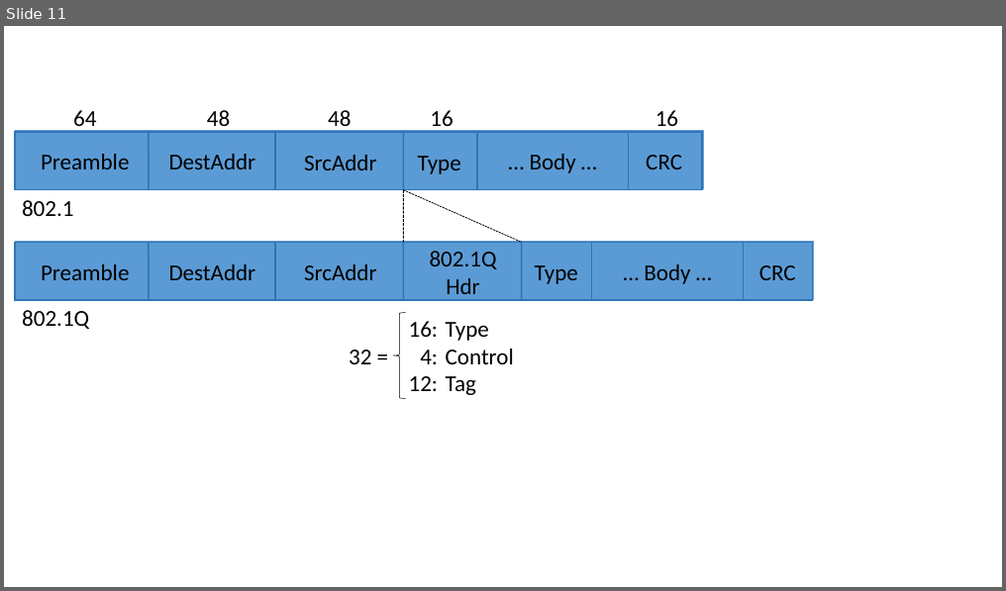
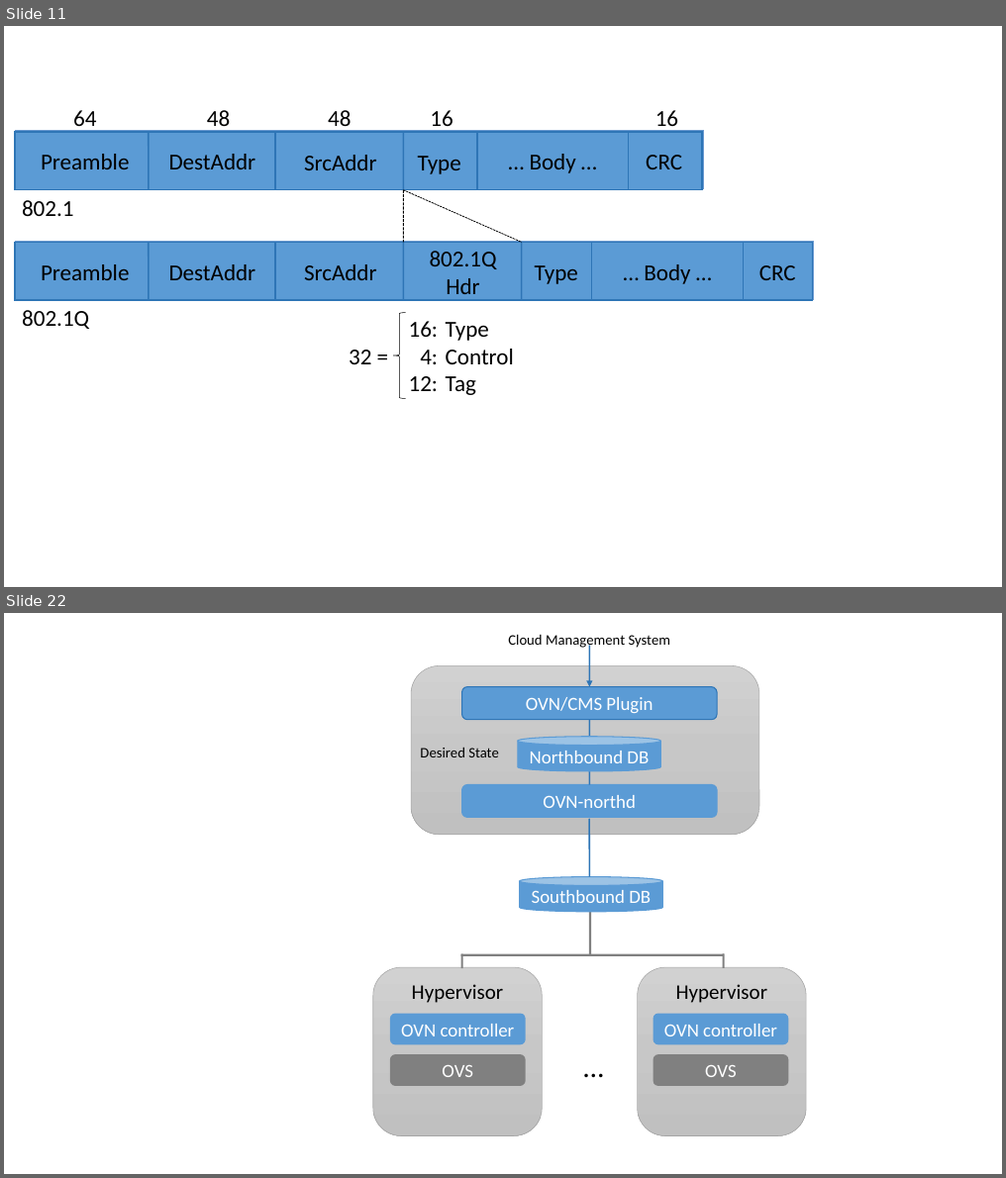
Before and after one commit to SystemsApproach/7E, a slide deck: virtual/figures/virtual.odp. Shown one above the other, each under a label of ours: slide 11 before the commit, slides 11 and 22 after it; the slides between them are not shown. The pictures are 1006x591 and 1006x1178 pixels, drawn with LibreOffice and Linux fonts; fonts in the diff are those of the drawing. Boxes give left, top, right and bottom in pixels: in the first picture for what was removed or moved away, otherwise in the second. Text is boxed around its words. In the diff, an @@ line names an element or a change of style, - is before the commit and + after.

```diff
--- a/virtual/figures/virtual.odp
+++ b/virtual/figures/virtual.odp
@@ slide 22 added at <box>4,613,1002,1174</box>, background #FFFFFF @@
@@ text added at <box>508,634,671,650</box>, 14 pt, text #000000 @@
+Cloud Management System
@@ rounded rectangle added at <box>411,666,760,835</box>, fill gradient #D1D1D1 to #C7C7C7 to #C0C0C0, outline #A5A5A5 0.51 pt @@
@@ arrow added from (589, 646) to (589, 687), #2E75B6 1.5 pt @@
@@ rounded rectangle added at <box>462,687,718,720</box>, fill #5B9BD5, outline #2E75B6 0.99 pt, 18 pt, text #FFFFFF @@
+OVN/CMS Plugin
@@ line added from (589, 720) to (589, 785), #2E75B6 1.5 pt @@
@@ text added at <box>420,747,499,758</box>, 14 pt, text #000000 @@
+Desired State
@@ cylinder added at <box>518,737,660,771</box>, fill #5B9BD5, outline #5B9BD5 0.99 pt, 18 pt, text #FFFFFF @@
+Northbound DB
@@ rounded rectangle added at <box>462,784,718,817</box>, fill #5B9BD5, outline #5B9BD5 0.99 pt, 18 pt, text #FFFFFF @@
+OVN-northd
@@ line added from (589, 819) to (589, 877), #2E75B6 1.5 pt @@
@@ cylinder added at <box>520,877,662,912</box>, fill #5B9BD5, outline #5B9BD5 0.99 pt, 18 pt, text #FFFFFF @@
+Southbound DB
@@ line added from (590, 903) to (590, 956), #808080 2.01 pt @@
@@ rounded rectangle added at <box>373,967,543,1137</box>, fill gradient #D1D1D1 to #C7C7C7 to #C0C0C0, outline #A5A5A5 0.51 pt, 20 pt, text #000000 @@
+Hypervisor
@@ line added from (723, 956) to (462, 956), #808080 2.01 pt @@
@@ line added from (462, 956) to (462, 967), #808080 2.01 pt @@
@@ rounded rectangle added at <box>638,967,807,1137</box>, fill gradient #D1D1D1 to #C7C7C7 to #C0C0C0, outline #A5A5A5 0.51 pt, 20 pt, text #000000 @@
+Hypervisor
@@ line added from (724, 956) to (724, 967), #808080 2.01 pt @@
@@ rounded rectangle added at <box>390,1014,526,1045</box>, fill #5B9BD5, 18 pt, text #FFFFFF @@
+OVN controller
@@ rounded rectangle added at <box>653,1014,788,1045</box>, fill #5B9BD5, 18 pt, text #FFFFFF @@
+OVN controller
@@ rounded rectangle added at <box>390,1055,526,1086</box>, fill #808080, 18 pt, text #FFFFFF @@
+OVS
@@ text added at <box>576,1045,623,1087</box>, 28 pt, text #000000 @@
+…
@@ rounded rectangle added at <box>653,1055,788,1086</box>, fill #808080, 18 pt, text #FFFFFF @@
+OVS
```
Also in this commit, not shown: 1 slide changed, 12 other slides added, 28 other files.
